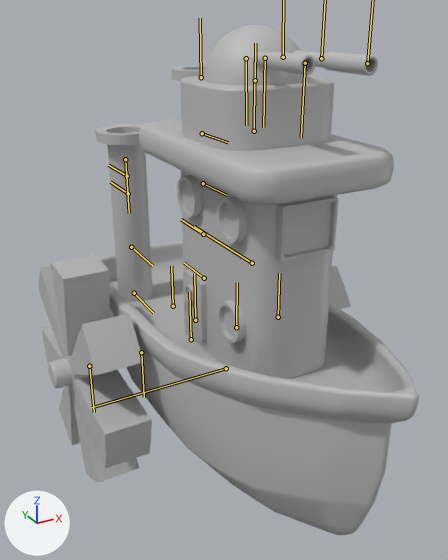
Before and after pictures for a commit that changed the FBX model Assets/LittleNoteBoat_Characters/Steamboat_Mesh/Steamboat_NewMesh/Steamboat@RightAttack.fbx.
Before and after are seen from a 50 mm lens placed at (-11.8, -17.2, 18.3), pointed at (-0.3, 3.7, 7.9). Arrows for +X, +Y and +Z are at lower left; the lights stay in place. Both versions are drawn at frame 2 of the action 'Take 001'; the numbers are the values there. The bones that bend it are drawn over the model as lines.

Names of what the first picture shows: 'Boat_Base', 'Boat_Door', 'Boat_FrontWindow', 'Boat_Windows', 'PipeL', 'PipeR', 'Turrent_Base', 'Turrent_Head', 'Turrent_NuzzelL', 'Turrent_NuzzelR', 'WheelL', 'WheelR'.
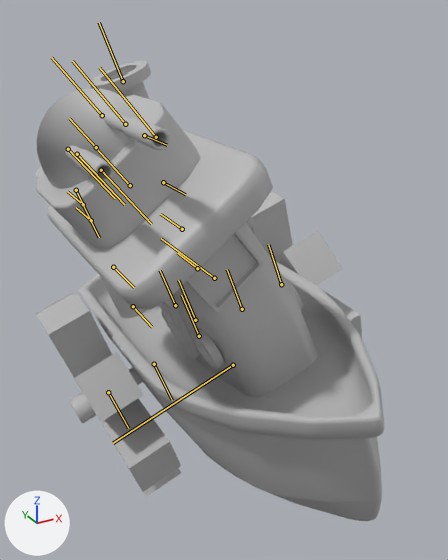
Pixel boxes [x1, y1, x2, y2] of what changed, in the pictures (448 x 560 px):
```json
{"object": "Boat_Base", "change": "posed", "before": [98, 119, 419, 535], "after": [47, 129, 384, 521]}
{"object": "Turrent_Base", "change": "posed", "before": [181, 76, 334, 151], "after": [36, 95, 200, 248]}
{"object": "WheelR", "change": "posed", "before": [38, 254, 152, 483], "after": [35, 293, 181, 497], "on screen": "28% wider, 11% shorter"}
{"object": "Turrent_Head", "change": "posed", "before": [204, 25, 308, 85], "after": [37, 88, 140, 189]}
{"object": "Boat_FrontWindow", "change": "posed", "before": [275, 196, 338, 261], "after": [186, 231, 263, 312]}
{"object": "WheelL", "change": "posed", "before": [329, 266, 351, 309], "after": [250, 192, 362, 339]}
{"object": "Turrent_NuzzelL", "change": "posed", "before": [293, 50, 378, 76], "after": [103, 110, 170, 150], "on screen": "21% narrower, 52% taller"}
{"object": "Turrent_NuzzelR", "change": "posed", "before": [251, 51, 315, 75], "after": [66, 146, 114, 183]}
{"object": "PipeL", "change": "posed", "before": [172, 66, 205, 81], "after": [90, 61, 151, 99]}
{"bone": "Boat_MainJNT", "before": "(195, 320) to (194, 273)", "after": "(195, 320) to (178, 280)"}
{"bone": "Boat_SpineJNT2", "before": "(252, 263) to (194, 226)", "after": "(214, 278) to (161, 238)"}
```

Scene script edits in JSON lines:
```json
{"block": "bone_boat_mainjnt", "where": "bone_boat_mainjnt = bpy.data.objects['Armature'].pose.bones['Boat_MainJNT']"}
{"op": "set", "path": "bone_boat_mainjnt.rotation_quaternion", "old": "(1.0, 0.0, 0.0, 0.0)", "new": "(0.985, 0.0, 0.0, 0.174)", "note": "degrees (0, 0, 0) -> degrees (0, 0, 20)"}
{"block": "bone_boat_spinejnt2", "where": "bone_boat_spinejnt2 = bpy.data.objects['Armature'].pose.bones['Boat_SpineJNT2']  # child of 'Boat_SpineJNT1'"}
{"op": "set", "path": "bone_boat_spinejnt2.rotation_quaternion", "old": "(1.0, 0.0, 0.0, 0.0)", "new": "(0.988, -0.001, -0.156, 0.0)", "note": "degrees (0, 0, 0) -> degrees (0, -18, 0)"}
```
